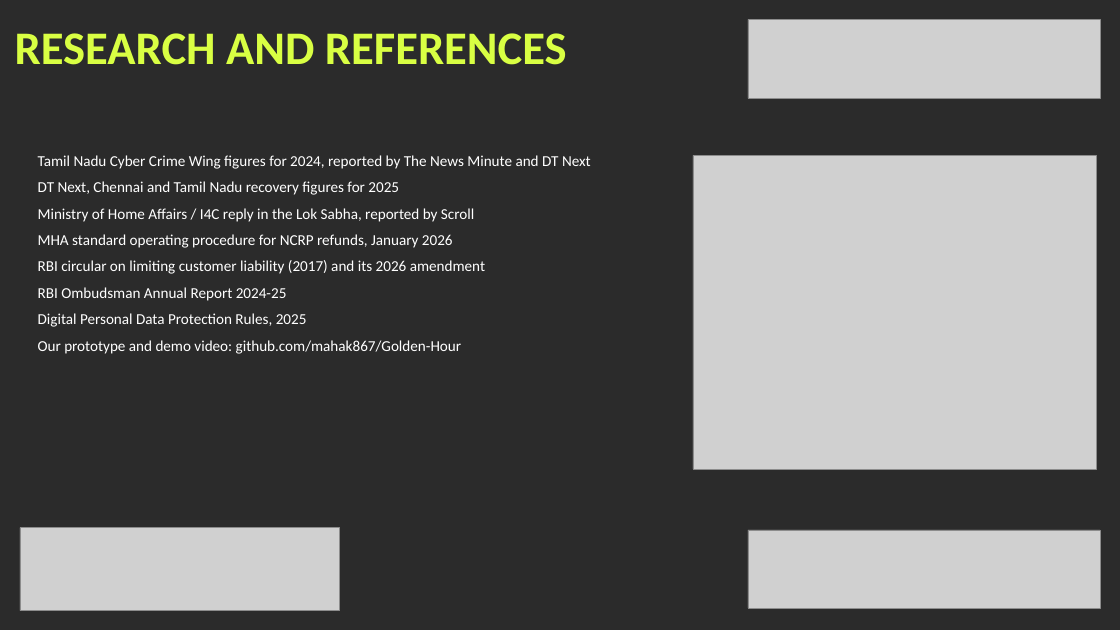
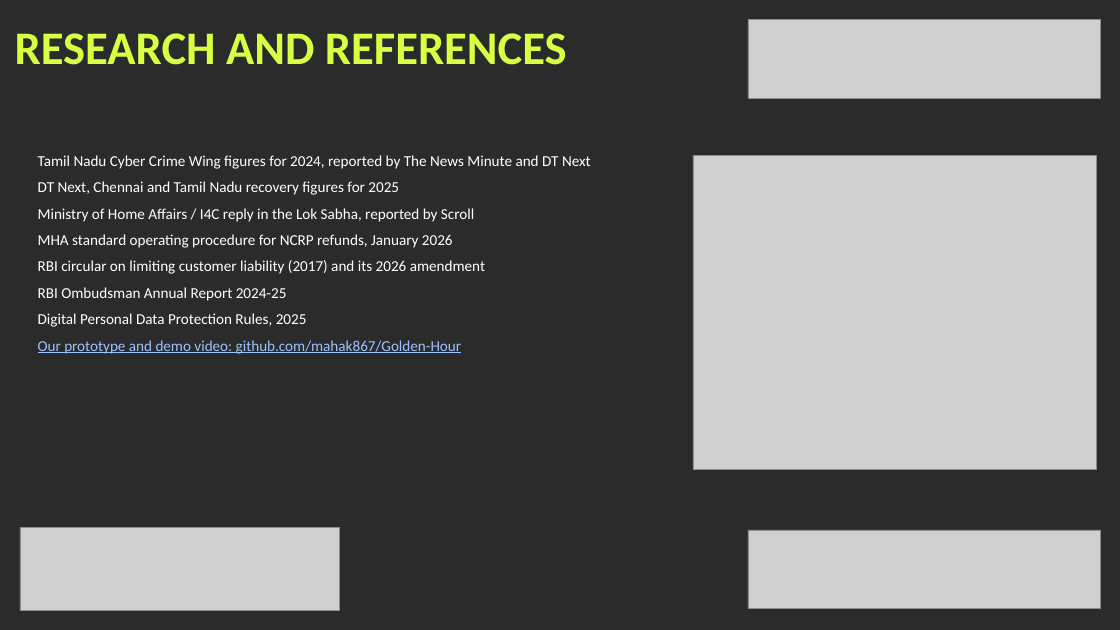
Before and after one commit to mahak867/Golden-Hour, a slide deck: slide 7 of deck/GoldenHour_KHacks4_Submission_Visual.pptx. Drawn at 1120x630 pixels with LibreOffice and Linux fonts; fonts in the diff are those of the drawing; grey boxes stand for pictures; background and template pictures are left out; a plain dark background stands for a picture behind light text. Boxes give left, top, right and bottom in pixels: in the first picture for what was removed or moved away, otherwise in the second. Text is boxed around its words. In the diff, an @@ line names an element or a change of style, - is before the commit and + after.

Commit message:
Correct facts after source check
RBI Third Amendment Directions take effect 1 Jan 2027; clarify the SOP
per-account threshold; drop the 2025 India loss figure (sources disagree);
link the repo in the deck and lighten link colour for the dark slides.

```diff
--- a/deck/GoldenHour_KHacks4_Submission_Visual.pptx
+++ b/deck/GoldenHour_KHacks4_Submission_Visual.pptx
@@ text at [38,340,461,354]: text colour #FFFFFF to #9CC3FF, underline on in "Our prototype and demo video: github.com/mahak867/Golden-Hou ..." @@
```
Also in this commit, not shown: 1 other slide changed, 14 other files.
